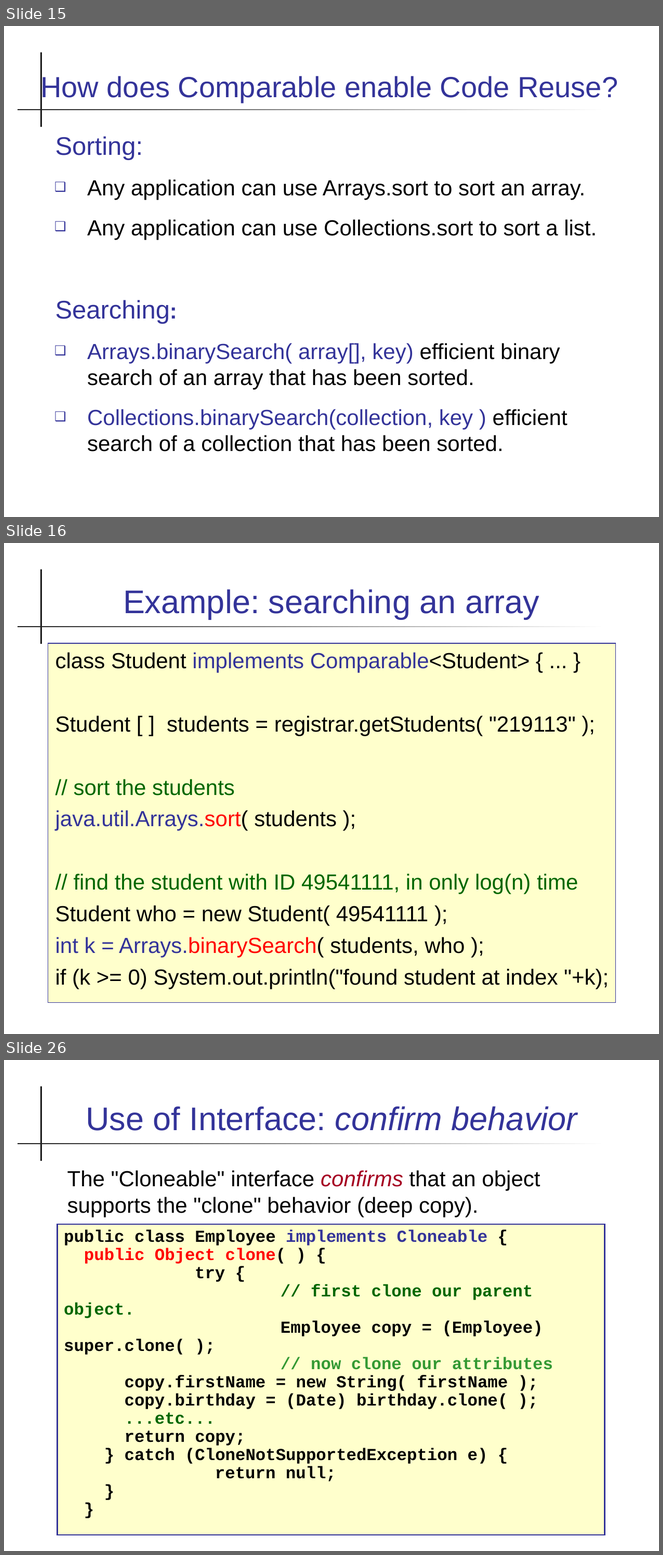
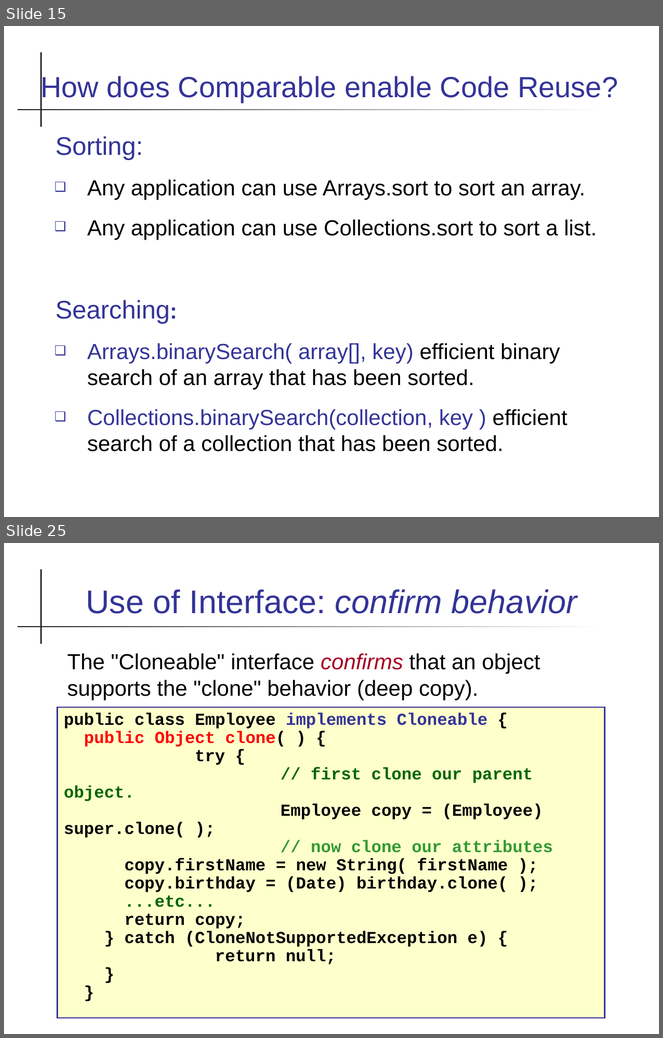
Before and after one commit to skeoop/skeoop.github.io, a slide deck: week2/2-Interfaces.ppt. Shown one above the other, each under a label of ours: slides 15, 16 and 26 before the commit, slides 15 and 25 after it; the slides between them are not shown. The pictures are 663x1555 and 663x1038 pixels, drawn with LibreOffice and Linux fonts; fonts in the diff are those of the drawing. Boxes give left, top, right and bottom in pixels: in the first picture for what was removed or moved away, otherwise in the second. Text is boxed around its words. In the diff, an @@ line names an element or a change of style, - is before the commit and + after.

```diff
--- a/week2/2-Interfaces.ppt
+++ b/week2/2-Interfaces.ppt
@@ slide 16 removed at bbox=[4, 543, 659, 1034], background #FFFFFF; not listed: 3 template elements that a slide beside it also shows @@
@@ title removed at bbox=[123, 589, 540, 619] @@
-Example: searching an array
@@ text removed at bbox=[48, 643, 616, 1003] @@
-class Student implements Comparable<Student> { ... }
-Student [ ] students = registrar.getStudents( "219113" );
-// sort the students
-java.util.Arrays.sort( students );
-// find the student with ID 49541111, in only log(n) time
-Student who = new Student( 49541111 );
-int k = Arrays.binarySearch( students, who );
-if (k >= 0) System.out.println("found student at index "+k);
@@ what was slide 26 is now slide 25 @@
```
Also in this commit, not shown: 31 slides changed, 3 other files.
